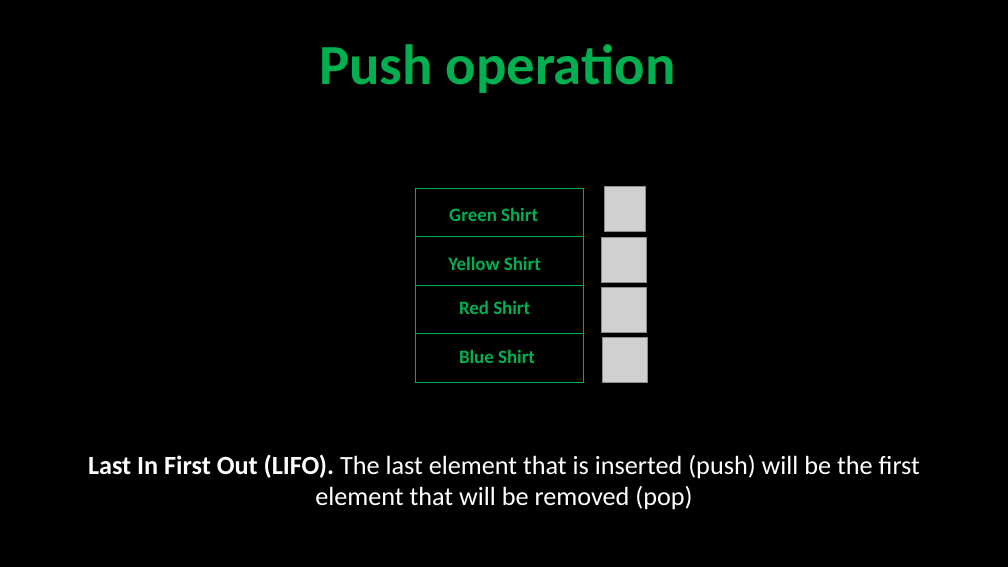
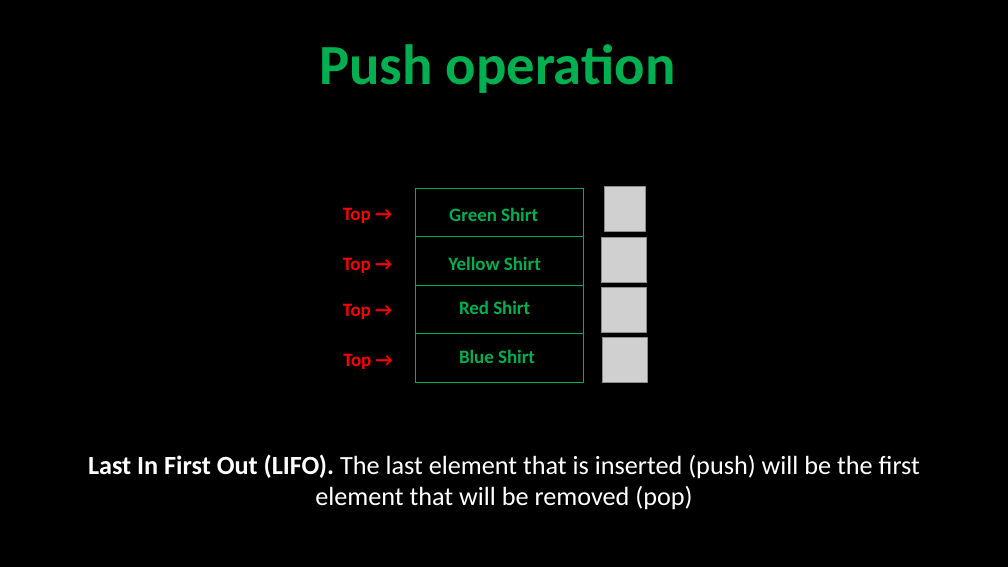
Before and after one commit to robitussin/CCS015, a slide deck: slide 2 of stack/Stack.pptx. Drawn at 1008x567 pixels with LibreOffice and Linux fonts; fonts in the diff are those of the drawing; grey boxes stand for pictures. Boxes give left, top, right and bottom in pixels: in the first picture for what was removed or moved away, otherwise in the second. Text is boxed around its words. In the diff, an @@ line names an element or a change of style, - is before the commit and + after.

```diff
--- a/stack/Stack.pptx
+++ b/stack/Stack.pptx
@@ table added at (329,199,407,229), 1 rows, 1 columns @@
+Top →
@@ table added at (329,249,407,279), 1 rows, 1 columns @@
+Top →
@@ table added at (329,295,407,325), 1 rows, 1 columns @@
+Top →
@@ table added at (330,345,408,375), 1 rows, 1 columns @@
+Top →
```
Also in this commit, not shown: 2 other slides changed, 5 slides added.
